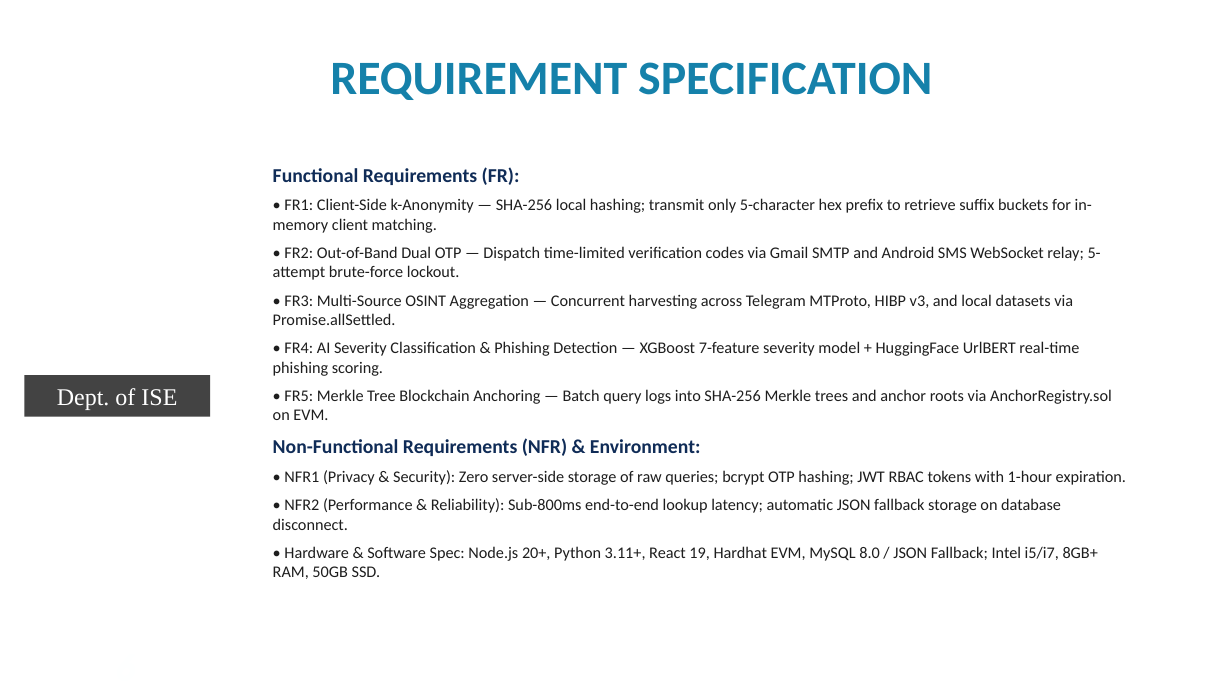
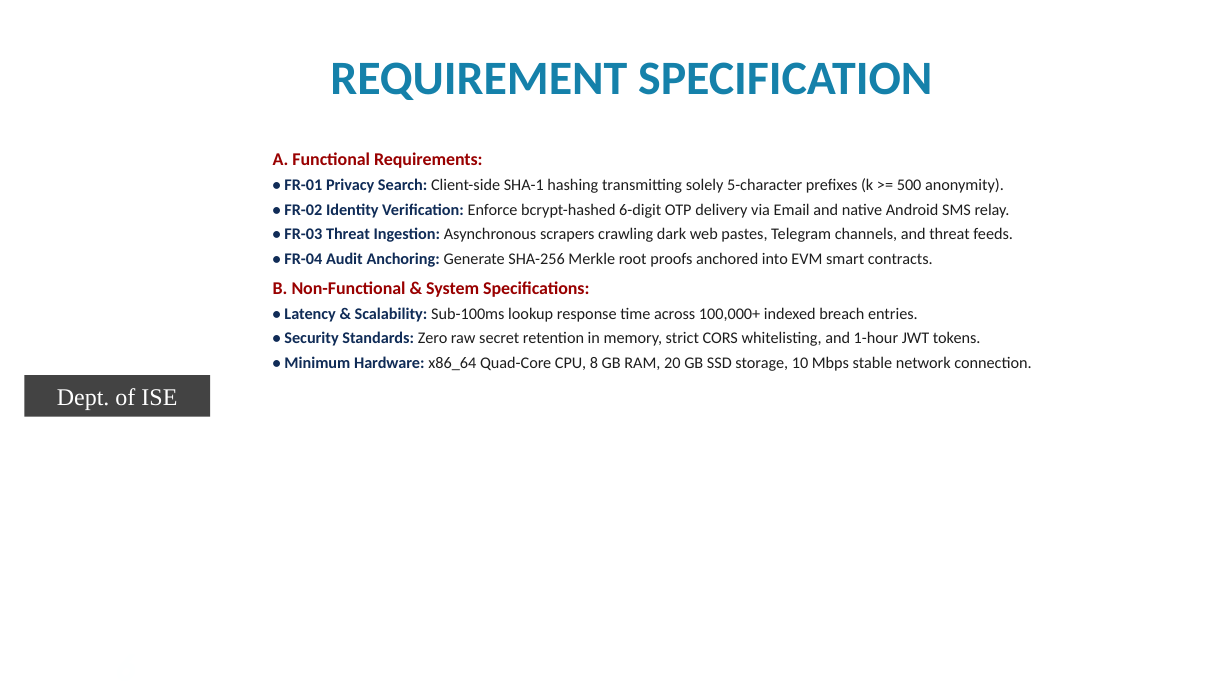
Before and after one commit to premkumarteli/OSINT-BreachShield, a slide deck: slide 6 of docs/Phase2/Final_presentation2 format 2026-27.pptx. Drawn at 1232x693 pixels with LibreOffice and Linux fonts; fonts in the diff are those of the drawing; background and template pictures are left out. Boxes give left, top, right and bottom in pixels: in the first picture for what was removed or moved away, otherwise in the second. Text is boxed around its words. In the diff, an @@ line names an element or a change of style, - is before the commit and + after.

```diff
--- a/docs/Phase2/Final_presentation2 format 2026-27.pptx
+++ b/docs/Phase2/Final_presentation2 format 2026-27.pptx
@@ text at (273, 152, 1031, 371): text changed @@
-Functional Requirements (FR):
-• FR1: Client-Side k-Anonymity — SHA-256 local hashing; transmit only 5-character hex prefix to retrieve suffix buckets for in-memory client matching.
-• FR2: Out-of-Band Dual OTP — Dispatch time-limited verification codes via Gmail SMTP and Android SMS WebSocket relay; 5-attempt brute-force lockout.
-• FR3: Multi-Source OSINT Aggregation — Concurrent harvesting across Telegram MTProto, HIBP v3, and local datasets via Promise.allSettled.
-• FR4: AI Severity Classification & Phishing Detection — XGBoost 7-feature severity model + HuggingFace UrlBERT real-time phishing scoring.
-• FR5: Merkle Tree Blockchain Anchoring — Batch query logs into SHA-256 Merkle trees and anchor roots via AnchorRegistry.sol on EVM.
-Non-Functional Requirements (NFR) & Environment:
-• NFR1 (Privacy & Security): Zero server-side storage of raw queries; bcrypt OTP hashing; JWT RBAC tokens with 1-hour expiration.
-• NFR2 (Performance & Reliability): Sub-800ms end-to-end lookup latency; automatic JSON fallback storage on database disconnect.
-• Hardware & Software Spec: Node.js 20+, Python 3.11+, React 19, Hardhat EVM, MySQL 8.0 / JSON Fallback; Intel i5/i7, 8GB+ RAM, 50GB SSD.
+A. Functional Requirements:
+• FR-01 Privacy Search: Client-side SHA-1 hashing transmitting solely 5-character prefixes (k >= 500 anonymity).
+• FR-02 Identity Verification: Enforce bcrypt-hashed 6-digit OTP delivery via Email and native Android SMS relay.
+• FR-03 Threat Ingestion: Asynchronous scrapers crawling dark web pastes, Telegram channels, and threat feeds.
+• FR-04 Audit Anchoring: Generate SHA-256 Merkle root proofs anchored into EVM smart contracts.
+B. Non-Functional & System Specifications:
+• Latency & Scalability: Sub-100ms lookup response time across 100,000+ indexed breach entries.
+• Security Standards: Zero raw secret retention in memory, strict CORS whitelisting, and 1-hour JWT tokens.
+• Minimum Hardware: x86_64 Quad-Core CPU, 8 GB RAM, 20 GB SSD storage, 10 Mbps stable network connection.
```
Also in this commit, not shown: 15 other slides changed, 25 other files.
